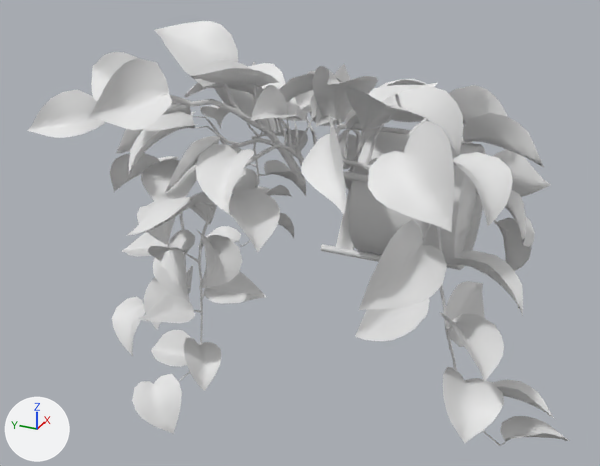
Before and after pictures for a commit that changed the glTF model lab_viewer/assets/models/plant_pothos.glb.
Before and after are seen from a 50 mm lens placed at (-1.58, -0.601, 1.095), pointed at (-0.063, 0.081, 0.337). The lights are fixed; the arrows at lower left show +X, +Y and +Z. The older version comes first. Vertices at exactly the same position are counted once.

The first picture shows 'POTHOS_POTHOS_Mat_0', 'POT_WOOD_LEGS_WOODEN_LEGS_POT_0'.
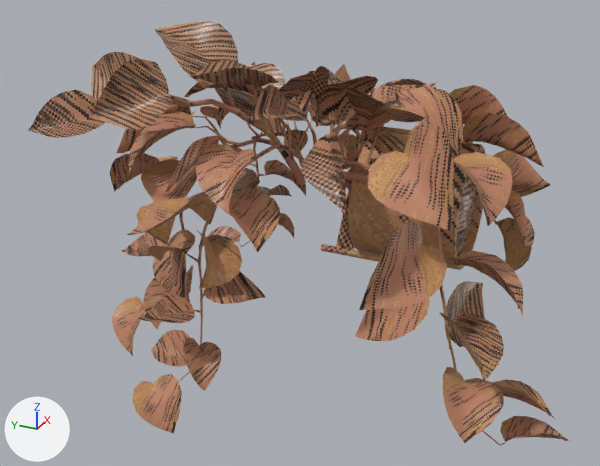
The newer file is also rescaled (x0.746), turned or shifted as a whole; pictures and numbers use the older file's frame.

Boxes (x1, y1, x2, y2) around the edits, measured in the pictures (600 x 466 px):
part 1 of me_pot_wood_legs_wooden_legs_pot_0, reshaped (mostly hidden): before (321, 123, 473, 262)
part 2 of me_pot_wood_legs_wooden_legs_pot_0, recoloured (white to brown): (321, 130, 486, 270) in both
part 3 of me_pothos_pothos_mat_0, reshaped: (37, 30, 568, 446) in both
part 4 of me_pothos_pothos_mat_0, surface changed: (138, 236, 194, 313) in both
part 5 of me_pothos_pothos_mat_0, recoloured (white to brown): (27, 21, 570, 443) in both

What changed in the scene script:
```text
Add img_64db32528e064f51a5ee7c287247bf2b_pot02_woodlegs_roughness:
    img_64db32528e064f51a5ee7c287247bf2b_pot02_woodlegs_roughness = load_image('64db32528e064f51a5ee7c287247bf2b_POT02_WOODLEGS_Roughness', '_unpacked/64db32528e064f51a5ee7c287247bf2b_POT02_WOODLEGS_Roughness', 1024, 1024, 'Non-Color')
Add img_9245e581143e4624875c2ca3aab1480a_pot02_woodlegs_base_color:
    img_9245e581143e4624875c2ca3aab1480a_pot02_woodlegs_base_color = load_image('9245e581143e4624875c2ca3aab1480a_POT02_WOODLEGS_Base_Color', '_unpacked/9245e581143e4624875c2ca3aab1480a_POT02_WOODLEGS_Base_Color', 1024, 1024, 'sRGB')
Add mat_mat_pothos_pot:
    mat_mat_pothos_pot = bpy.data.materials.new('Mat_Pothos_Pot')
    # uses the picture img_64db32528e064f51a5ee7c287247bf2b_pot02_woodlegs_roughness
    # uses the picture img_9245e581143e4624875c2ca3aab1480a_pot02_woodlegs_base_color
Change me_pot_wood_legs_wooden_legs_pot_0:
    used by ob_pot_wood_legs_wooden_legs_pot_0; location = (0.0, 0.0, 0.0)
    remove me_pot_wood_legs_wooden_legs_pot_0.from_pydata(...)  # 2097 vertices, 3962 faces; spans x -0.142..0.116, y -0.283..0.019, z 0.31..0.568
    add me_pot_wood_legs_wooden_legs_pot_0.from_pydata(...)  # 1820 vertices, 3396 faces; spans x -0.142..0.116, y -0.283..0.019, z 0.31..0.568
    me_pot_wood_legs_wooden_legs_pot_0 part 1: 8 vertices moved within x -0.131..0.107, y -0.252..0.019, z 0.362..0.549; 290 vertices removed from x -0.135..0.11, y -0.252..0.019, z 0.317..0.562; 13 vertices added at x -0.122..0.097, y -0.251..0.019, z 0.33..0.549
    me_pot_wood_legs_wooden_legs_pot_0 part 2: 3079 faces spanning x -0.142..0.116, y -0.283..0.019, z 0.31..0.568 switch from no material to mat_mat_pothos_pot
Change me_pothos_pothos_mat_0:
    used by ob_pothos_pothos_mat_0; location = (0.0, 0.0, 0.0)
    remove me_pothos_pothos_mat_0.from_pydata(...)  # 6226 vertices, 10037 faces; spans x -0.467..0.467, y -0.55..0.55, z 0.0..0.78
    add me_pothos_pothos_mat_0.from_pydata(...)  # 5497 vertices, 8565 faces; spans x -0.467..0.467, y -0.55..0.55, z 0.0..0.78
    me_pothos_pothos_mat_0 part 3: 40 vertices moved from x -0.369..0.233, y -0.431..0.501, z 0.056..0.647 to x -0.37..0.225, y -0.431..0.501, z 0.056..0.646; 1341 vertices removed from x -0.456..0.44, y -0.534..0.518, z 0.024..0.757; 612 vertices added at x -0.454..0.44, y -0.533..0.519, z 0.023..0.755
    me_pothos_pothos_mat_0 part 4: 12 kept faces spanning x -0.264..0.252, y -0.276..0.468, z 0.093..0.603 get new texture (UV) coordinates
    me_pothos_pothos_mat_0 part 5: 5213 faces spanning x -0.447..0.467, y -0.55..0.55, z 0.0..0.78 switch from no material to mat_mat_pothos_pot
```
